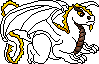
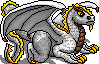
Two versions of the same layered image (99×64). Layer-by-layer changes:
added layer "Layer 9" above "Layer 8" over 1, 1, 97, 63
painted on "Layer 8" over 3, 0, 99, 64
added layer "Layer 12" (50%) over 0, 37, 93, 64
